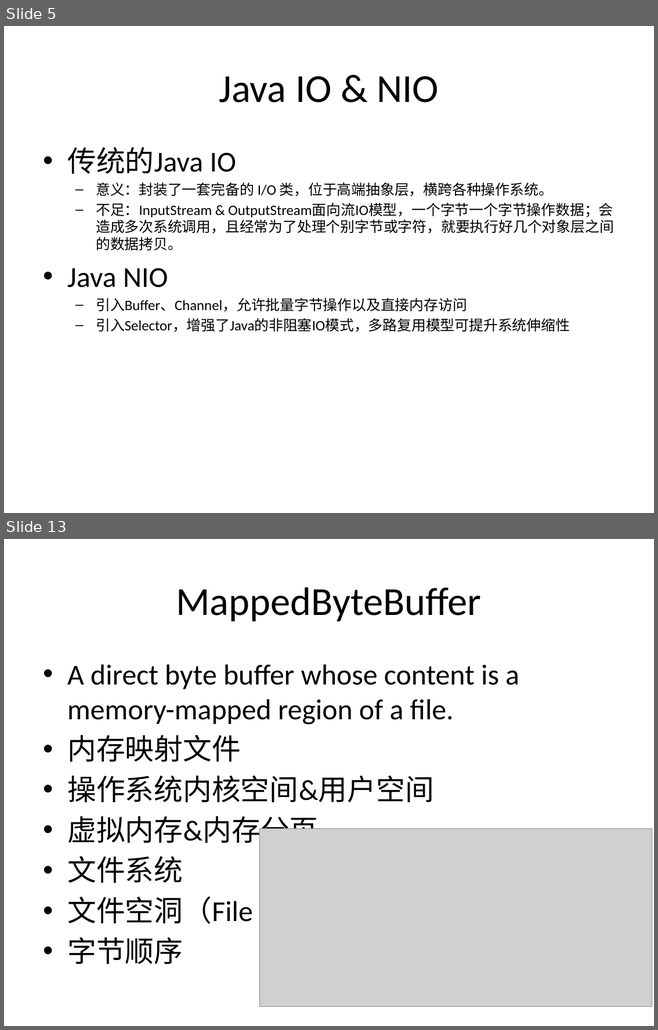
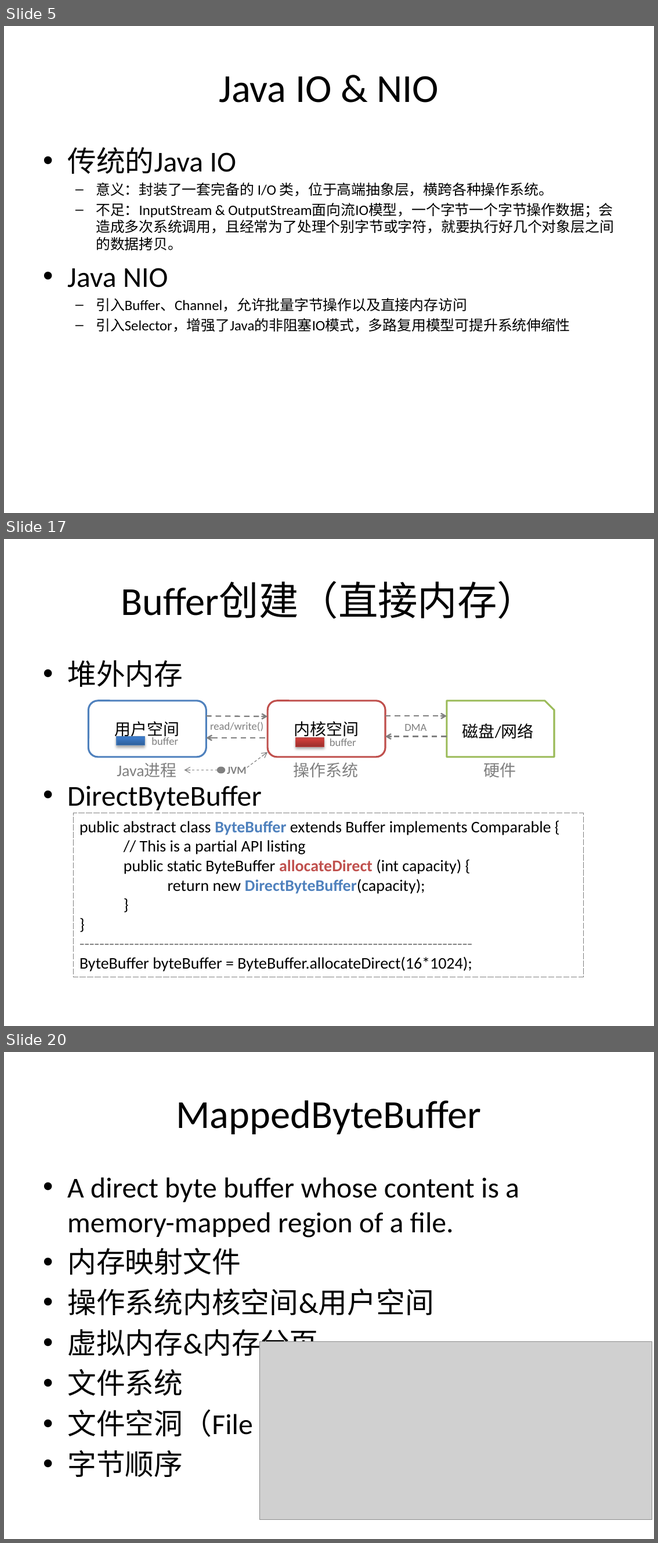
Before and after one commit to guhanjie/Knowledge-sharing, a slide deck: 扒一扒Java IO那些事儿.pptx. Shown one above the other, each under a label of ours: slides 5 and 13 before the commit, slides 5, 17 and 20 after it; the slides between them are not shown. The pictures are 658x1030 and 658x1543 pixels, drawn with LibreOffice and Linux fonts; fonts in the diff are those of the drawing; grey boxes stand for pictures. Boxes give left, top, right and bottom in pixels: in the first picture for what was removed or moved away, otherwise in the second. Text is boxed around its words. In the diff, an @@ line names an element or a change of style, - is before the commit and + after.

```diff
--- a/扒一扒Java IO那些事儿.pptx
+++ b/扒一扒Java IO那些事儿.pptx
@@ slide 17 added at [4, 539, 654, 1026], background #FFFFFF @@
@@ title added at [121, 582, 536, 619], 44 pt, text #000000 @@
+Buffer创建（直接内存）
@@ text added at [67, 660, 262, 810], 32 pt, text #000000 @@
+• 堆外内存
+• DirectByteBuffer
@@ rounded rectangle added at [89, 701, 206, 757], fill #FFFFFF, outline #4F81BD 2 pt, 18 pt, text #000000 @@
+用户空间
@@ rounded rectangle added at [268, 701, 385, 757], fill #FFFFFF, outline #C0504D 2 pt, 18 pt, text #000000 @@
+内核空间
@@ snip rect added at [447, 701, 554, 757], fill #FFFFFF, outline #9BBB59 2 pt, 18 pt, text #000000 @@
+磁盘/网络
@@ arrow added from (206, 716) to (268, 716), #808080 1.5 pt dashed @@
@@ text added at [210, 722, 263, 731], 12 pt, text #808080 @@
+read/write()
@@ arrow added from (385, 716) to (447, 716), #808080 1.5 pt dashed @@
@@ text added at [404, 724, 426, 731], 12 pt, text #808080 @@
+DMA
@@ rectangle added at [117, 736, 144, 745], fill gradient #2F5F99 to #3D7CC7 to #3A7CCB, outline #4B7EBC 0.75 pt @@
@@ text added at [151, 736, 178, 745], 12 pt, text #808080 @@
+buffer
@@ arrow added from (265, 738) to (206, 738), #808080 1.5 pt dashed @@
@@ rectangle added at [296, 738, 324, 747], fill gradient #9C2F2D to #CB3E3A to #CE3B37, outline #BF4C48 0.75 pt @@
@@ text added at [329, 739, 356, 746], 12 pt, text #808080 @@
+buffer
@@ arrow added from (447, 736) to (385, 736), #808080 1.5 pt dashed @@
@@ text added at [117, 763, 177, 777], 18 pt, text #808080 @@
+Java进程
@@ arrow added from (247, 768) to (268, 752), #808080 0.75 pt dashed @@
@@ text added at [293, 762, 358, 777], 18 pt, text #808080 @@
+操作系统
@@ text added at [484, 763, 516, 777], 18 pt, text #808080 @@
+硬件
@@ arrow added from (217, 770) to (184, 770), #808080 0.75 pt dashed @@
@@ ellipse added at [217, 768, 224, 773], fill #808080, outline #808080 2 pt @@
@@ text added at [227, 767, 246, 774], 12 pt, text #808080, bold @@
+JVM
@@ rectangle added at [73, 813, 583, 977], outline #808080 0.75 pt dashed, 18 pt, text #000000 @@
+public abstract class ByteBuffer extends Buffer implements Comparable {
+// This is a partial API listing
+public static ByteBuffer allocateDirect (int capacity) {
+return new DirectByteBuffer(capacity);
+}
+}
+-------------------------------------------------------------------------------
+ByteBuffer byteBuffer = ByteBuffer.allocateDirect(16*1024);
@@ what was slide 13 is now slide 20 @@
```
Also in this commit, not shown: 9 slides changed, 8 other slides added.
